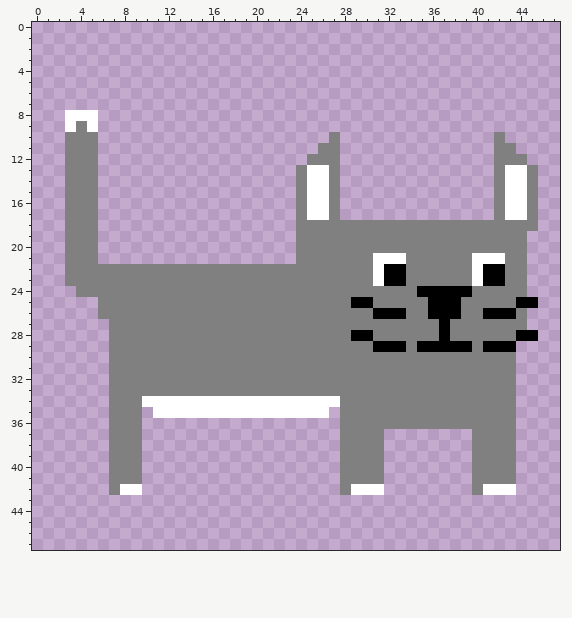
One commit to this pixel-art sprite: John-s-adventure-/JohnGame/data/npc/Mau.png. Above, as it was before the edit.
The file is 48x48 pixels.
Now the later version:
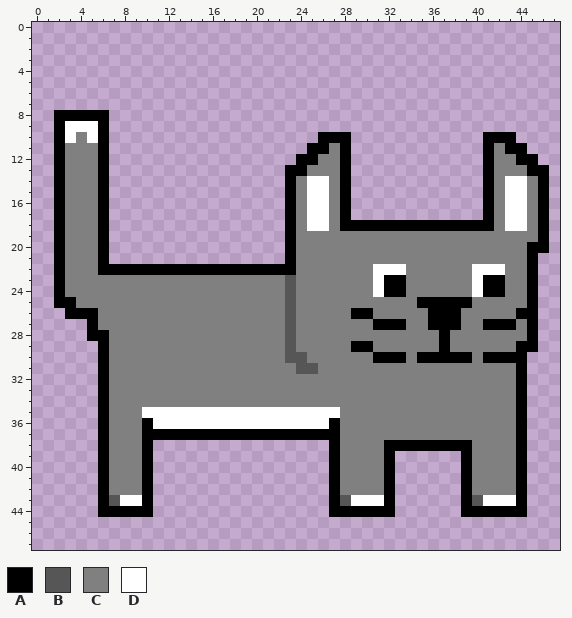
Palette (. is transparent): A #000000  B #565656  C #808080  D #ffffff
Changes in this commit:
@@ x 0..47 @@
  7 ................................................
- 8 ...DDD..........................................
- 9 ...DCD..........................................
-10 ...CCC.....................C..............C.....
-11 ...CCC....................CC..............CC....
-12 ...CCC...................CCC..............CCC...
-13 ...CCC..................CDDC..............CDDC..
-14 ...CCC..................CDDC..............CDDC..
-15 ...CCC..................CDDC..............CDDC..
-16 ...CCC..................CDDC..............CDDC..
-17 ...CCC..................CDDC..............CDDC..
-18 ...CCC..................CCCCCCCCCCCCCCCCCCCCCC..
-19 ...CCC..................CCCCCCCCCCCCCCCCCCCCC...
-20 ...CCC..................CCCCCCCCCCCCCCCCCCCCC...
-21 ...CCC..................CCCCCCCDDDCCCCCCDDDCC...
-22 ...CCCCCCCCCCCCCCCCCCCCCCCCCCCCDAACCCCCCDAACC...
-23 ...CCCCCCCCCCCCCCCCCCCCCCCCCCCCDAACCCCCCDAACC...
-24 ....CCCCCCCCCCCCCCCCCCCCCCCCCCCCCCCAAAAACCCCC...
-25 ......CCCCCCCCCCCCCCCCCCCCCCCAACCCCCAAACCCCCAA..
-26 ......CCCCCCCCCCCCCCCCCCCCCCCCCAAACCAAACCAAAC...
-27 .......CCCCCCCCCCCCCCCCCCCCCCCCCCCCCCACCCCCCC...
-28 .......CCCCCCCCCCCCCCCCCCCCCCAACCCCCCACCCCCCAA..
-29 .......CCCCCCCCCCCCCCCCCCCCCCCCAAACAAAAACAAA....
-30 .......CCCCCCCCCCCCCCCCCCCCCCCCCCCCCCCCCCCCC....
-31 .......CCCCCCCCCCCCCCCCCCCCCCCCCCCCCCCCCCCCC....
-32 .......CCCCCCCCCCCCCCCCCCCCCCCCCCCCCCCCCCCCC....
-33 .......CCCCCCCCCCCCCCCCCCCCCCCCCCCCCCCCCCCCC....
-34 .......CCCDDDDDDDDDDDDDDDDDDCCCCCCCCCCCCCCCC....
-35 .......CCC.DDDDDDDDDDDDDDDD.CCCCCCCCCCCCCCCC....
-36 .......CCC..................CCCCCCCCCCCCCCCC....
-37 .......CCC..................CCCC........CCCC....
-38 .......CCC..................CCCC........CCCC....
-39 .......CCC..................CCCC........CCCC....
-40 .......CCC..................CCCC........CCCC....
-41 .......CCC..................CCCC........CCCC....
-42 .......CDD..................CDDD........CDDD....
-43 ................................................
-44 ................................................
+ 8 ..AAAAA.........................................
+ 9 ..ADDDA.........................................
+10 ..ADCDA...................AAA............AAA....
+11 ..ACCCA..................AACA............ACAA...
+12 ..ACCCA.................AACCA............ACCAA..
+13 ..ACCCA................AACCCA............ACCCAA.
+14 ..ACCCA................ACDDCA............ACDDCA.
+15 ..ACCCA................ACDDCA............ACDDCA.
+16 ..ACCCA................ACDDCA............ACDDCA.
+17 ..ACCCA................ACDDCA............ACDDCA.
+18 ..ACCCA................ACDDCAAAAAAAAAAAAAACDDCA.
+19 ..ACCCA................ACCCCCCCCCCCCCCCCCCCCCCA.
+20 ..ACCCA................ACCCCCCCCCCCCCCCCCCCCCAA.
+21 ..ACCCA................ACCCCCCCCCCCCCCCCCCCCCA..
+22 ..ACCCAAAAAAAAAAAAAAAAAACCCCCCCDDDCCCCCCDDDCCA..
+23 ..ACCCCCCCCCCCCCCCCCCCCBCCCCCCCDAACCCCCCDAACCA..
+24 ..ACCCCCCCCCCCCCCCCCCCCBCCCCCCCDAACCCCCCDAACCA..
+25 ..AACCCCCCCCCCCCCCCCCCCBCCCCCCCCCCCAAAAACCCCCA..
+26 ...AAACCCCCCCCCCCCCCCCCBCCCCCAACCCCCAAACCCCCAA..
+27 .....ACCCCCCCCCCCCCCCCCBCCCCCCCAAACCAAACCAAACA..
+28 .....AACCCCCCCCCCCCCCCCBCCCCCCCCCCCCCACCCCCCCA..
+29 ......ACCCCCCCCCCCCCCCCBCCCCCAACCCCCCACCCCCCAA..
+30 ......ACCCCCCCCCCCCCCCCBBCCCCCCAAACAAAAACAAAA...
+31 ......ACCCCCCCCCCCCCCCCCBBCCCCCCCCCCCCCCCCCCA...
+32 ......ACCCCCCCCCCCCCCCCCCCCCCCCCCCCCCCCCCCCCA...
+33 ......ACCCCCCCCCCCCCCCCCCCCCCCCCCCCCCCCCCCCCA...
+34 ......ACCCCCCCCCCCCCCCCCCCCCCCCCCCCCCCCCCCCCA...
+35 ......ACCCDDDDDDDDDDDDDDDDDDCCCCCCCCCCCCCCCCA...
+36 ......ACCCADDDDDDDDDDDDDDDDACCCCCCCCCCCCCCCCA...
+37 ......ACCCAAAAAAAAAAAAAAAAAACCCCCCCCCCCCCCCCA...
+38 ......ACCCA................ACCCCAAAAAAAACCCCA...
+39 ......ACCCA................ACCCCA......ACCCCA...
+40 ......ACCCA................ACCCCA......ACCCCA...
+41 ......ACCCA................ACCCCA......ACCCCA...
+42 ......ACCCA................ACCCCA......ACCCCA...
+43 ......ABDDA................ABDDDA......ABDDDA...
+44 ......AAAAA................AAAAAA......AAAAAA...
 45 ................................................
